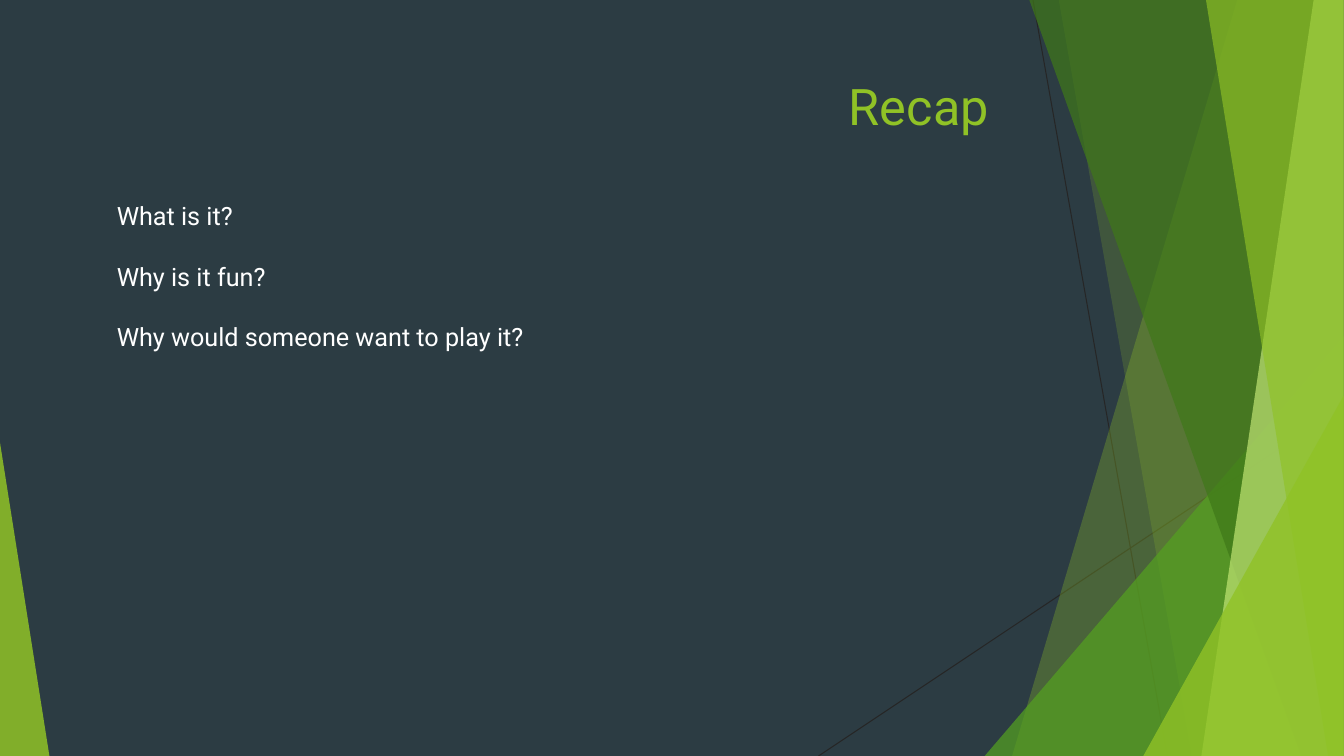
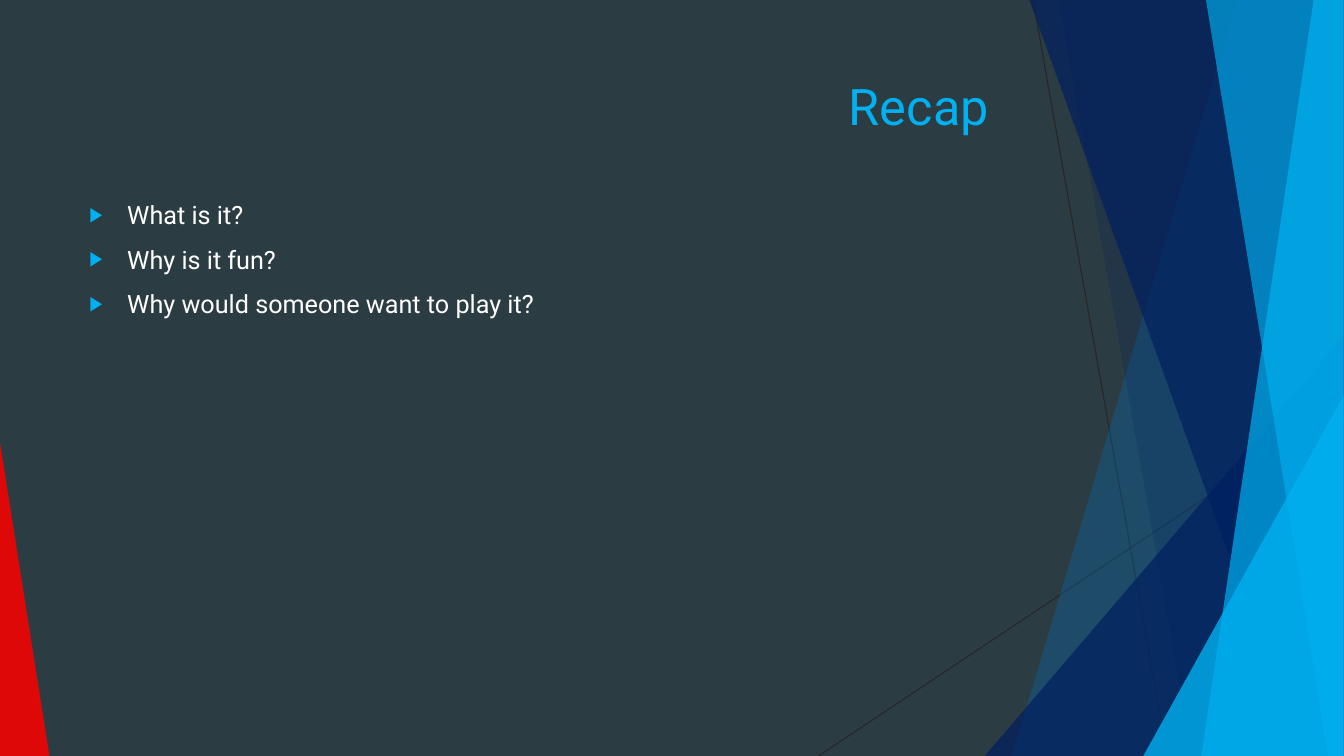
Before and after one commit to Pilokio/Tranzfuser, a slide deck: slide 12 of Virtual Pitch Presentation/Pitch.pptx. Drawn at 1344x756 pixels with LibreOffice and Linux fonts; fonts in the diff are those of the drawing. Boxes give left, top, right and bottom in pixels: in the first picture for what was removed or moved away, otherwise in the second. Text is boxed around its words. In the diff, an @@ line names an element or a change of style, - is before the commit and + after.

```diff
--- a/Virtual Pitch Presentation/Pitch.pptx
+++ b/Virtual Pitch Presentation/Pitch.pptx
@@ freeform shape at <box>1012,0,1344,756</box>: fill #90C226 at 30% opacity to #0070C0 at 30% opacity @@
@@ freeform shape at <box>1029,0,1344,756</box>: fill #3F7819 at 70% opacity to #002060 at 70% opacity @@
@@ freeform shape at <box>1059,0,1344,756</box>: fill #90C226 at 20% opacity to #002060 at 20% opacity @@
@@ freeform shape at <box>1202,0,1344,756</box>: fill #C0E474 at 70% opacity to #00B0F0 at 70% opacity @@
@@ freeform shape at <box>1206,0,1344,756</box>: fill #90C226 at 65% opacity to #00B0F0 at 65% opacity @@
@@ title "Recap" at <box>849,89,989,135</box>: text colour #90C226 to #00B0F0 @@
@@ text "What is it?": place and size @@
-text "What is it?" at <box>117,206,523,352</box>
+text "What is it?" at <box>127,205,533,319</box>
@@ text "What is it?" at <box>127,205,533,319</box>: bullet none to ▶; more space between paragraphs @@
@@ triangle at <box>985,336,1344,756</box>: fill #54A021 at 72% opacity to #002060 at 72% opacity @@
@@ triangle at <box>1143,396,1344,756</box>: fill #90C226 at 80% opacity to #00B0F0 at 80% opacity @@
@@ triangle at <box>0,443,49,756</box>: fill #90C226 at 85% opacity to #FF0000 at 85% opacity @@
```
Also in this commit, not shown: 13 other slides changed, 1 slide removed.
